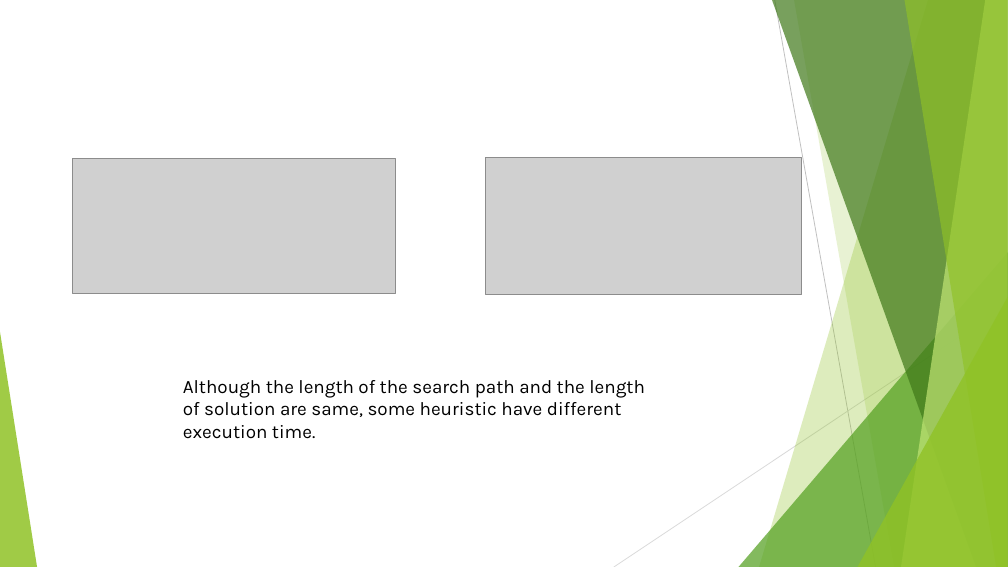
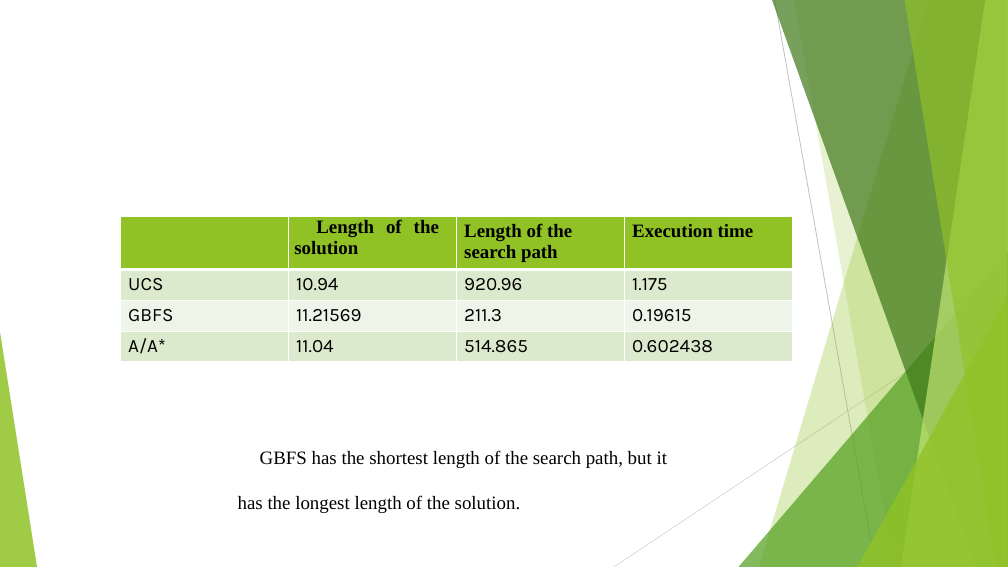
Before and after one commit to LittleNightmare/Mini-project2-for-COMP472, a slide deck: slide 8 of Analysis_sildes.pptx (slide 7 before the commit). Drawn at 1008x567 pixels with LibreOffice and Linux fonts; fonts in the diff are those of the drawing; grey boxes stand for pictures. Boxes give left, top, right and bottom in pixels: in the first picture for what was removed or moved away, otherwise in the second. Text is boxed around its words. In the diff, an @@ line names an element or a change of style, - is before the commit and + after.

```diff
--- a/Analysis_sildes.pptx
+++ b/Analysis_sildes.pptx
@@ picture removed at [72, 159, 395, 293] @@
@@ picture removed at [485, 157, 802, 294] @@
@@ table added at [121, 217, 792, 362], 4 rows, 4 columns @@
+ | Length of the solution | Length of the search path | Execution time
+UCS | 10.94 | 920.96 | 1.175
+GBFS | 11.21569 | 211.3 | 0.19615
+A/A* | 11.04 | 514.865 | 0.602438
@@ text at [238, 450, 667, 513]: text changed; font Karla to Times New Roman @@
-Although the length of the search path and the length of solution are same, some heuristic have different execution time.
+GBFS has the shortest length of the search path, but it has the longest length of the solution.
```
Also in this commit, not shown: 5 other slides changed, 1 slide added.
